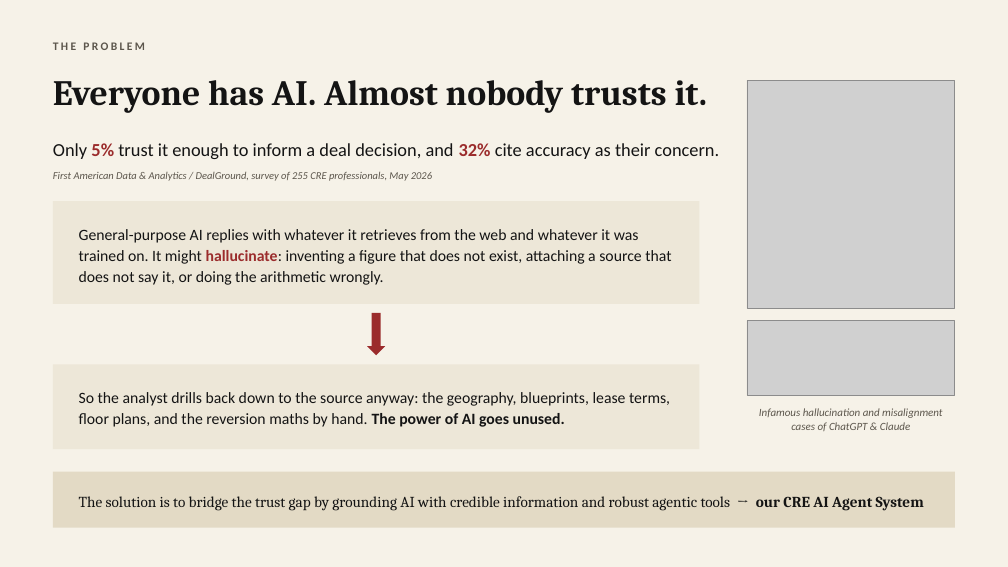
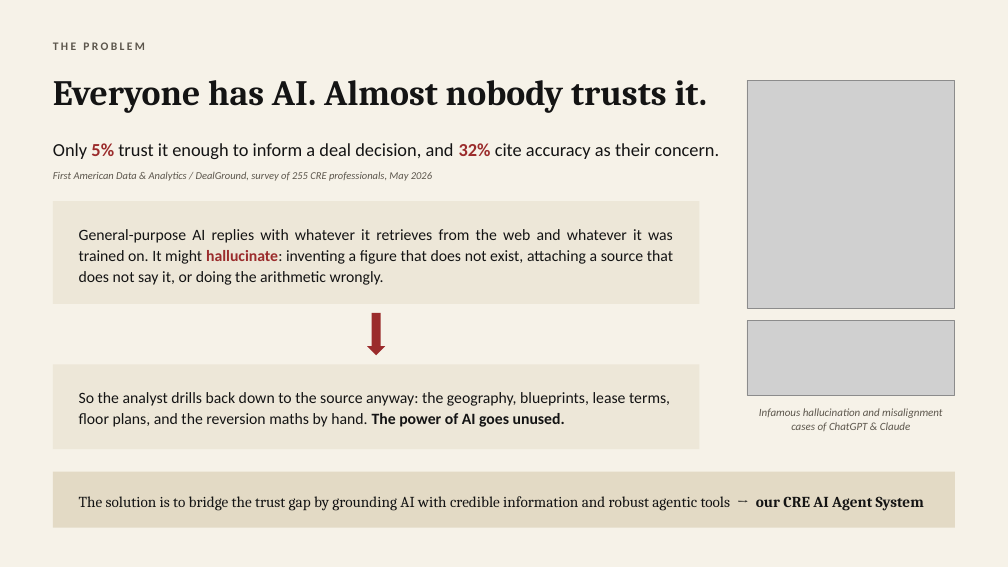
Before and after one commit to ethanlee928/cre_market_agent, a slide deck: slide 2 of slides/cre-ai-agent-system.pptx. Drawn at 1008x567 pixels with LibreOffice and Linux fonts; fonts in the diff are those of the drawing; grey boxes stand for pictures. Boxes give left, top, right and bottom in pixels: in the first picture for what was removed or moved away, otherwise in the second. Text is boxed around its words. In the diff, an @@ line names an element or a change of style, - is before the commit and + after.

```diff
--- a/slides/cre-ai-agent-system.pptx
+++ b/slides/cre-ai-agent-system.pptx
@@ text "General-purpose AI replies with whatever ..." at <box>79,229,673,285</box>: alignment left to justified @@
```
Also in this commit, not shown: 1 other slide changed, 2 slides added, 2 slides removed, 4 other files.
